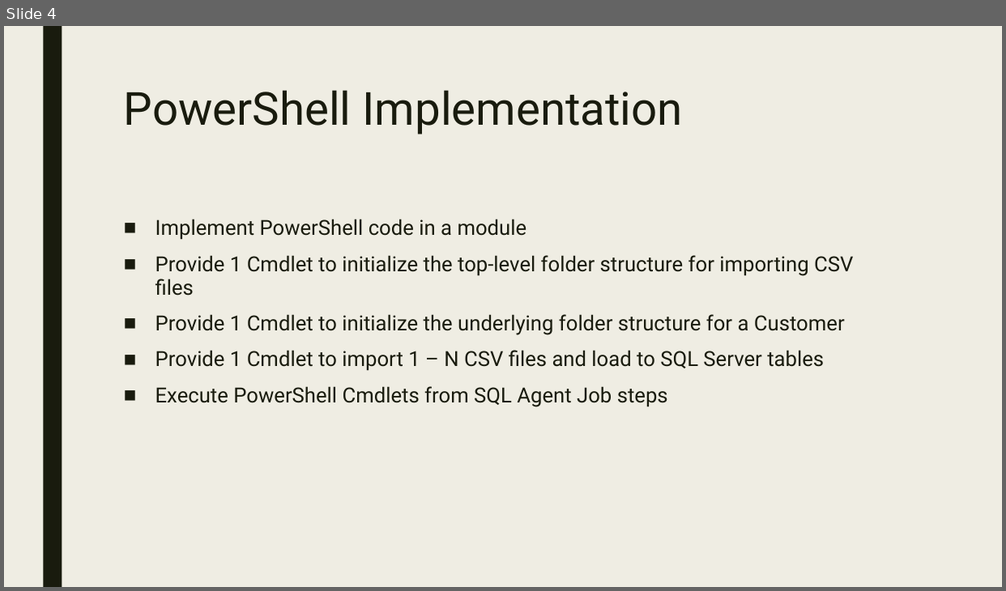
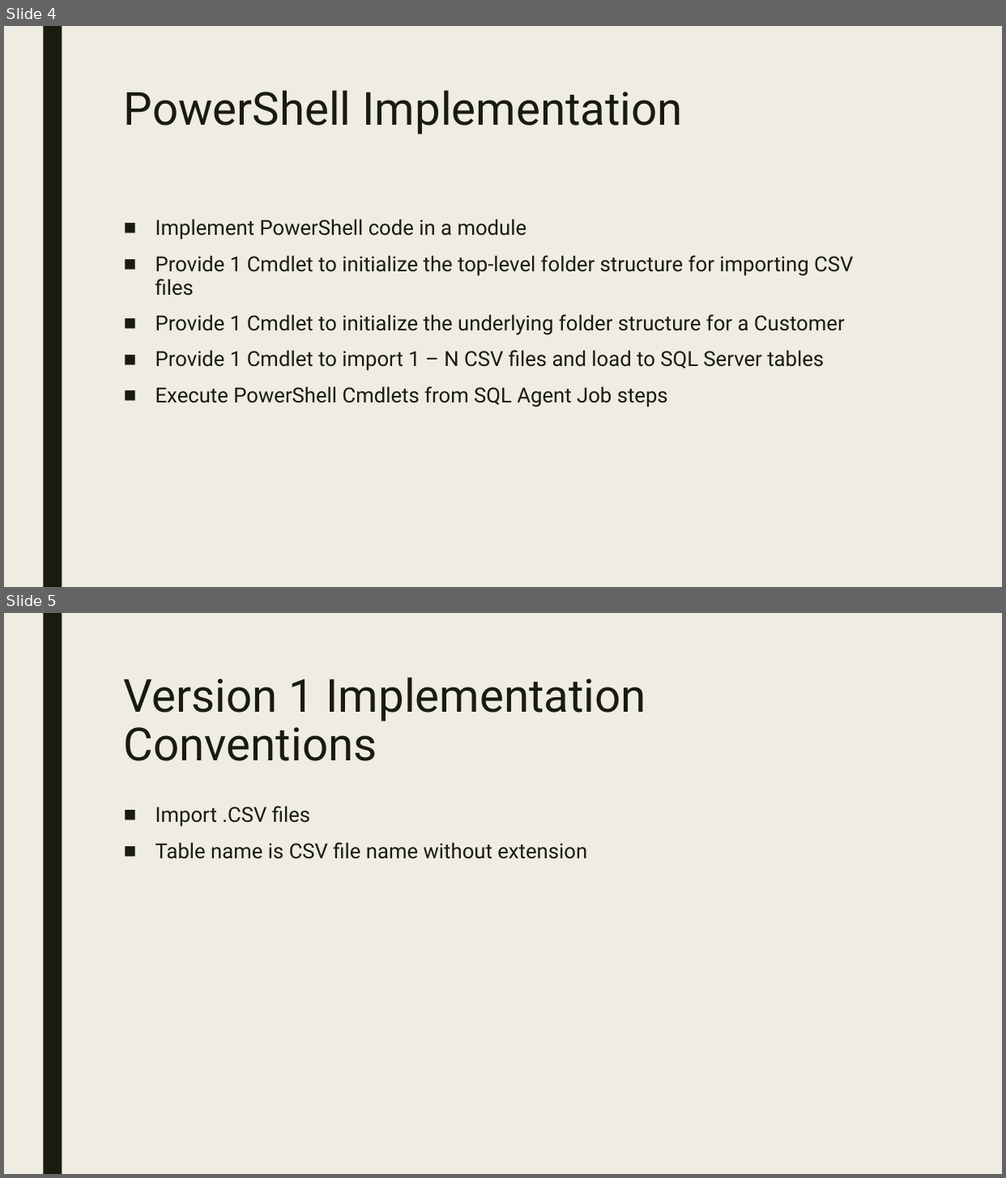
Before and after one commit to agent86ray/PowerShell-ETL-Framework, a slide deck: Powershell ETL framework.pptx. Shown one above the other, each under a label of ours: slide 4 before the commit, slides 4 and 5 after it. The pictures are 1006x591 and 1006x1178 pixels, drawn with LibreOffice and Linux fonts; fonts in the diff are those of the drawing. Boxes give left, top, right and bottom in pixels: in the first picture for what was removed or moved away, otherwise in the second. Text is boxed around its words. In the diff, an @@ line names an element or a change of style, - is before the commit and + after.

```diff
--- a/Powershell ETL framework.pptx
+++ b/Powershell ETL framework.pptx
@@ slide 5 added at <box>4,613,1002,1174</box>, background #EFEDE3; not listed: 1 template element that a slide beside it also shows @@
@@ title added at <box>124,677,646,761</box>, 44 pt, text #191B0E @@
+Version 1 Implementation Conventions
@@ text added at <box>155,806,587,859</box>, 20 pt, text #191B0E @@
+■ Import .CSV files
+■ Table name is CSV file name without extension
```
Also in this commit, not shown: 2 other files.
